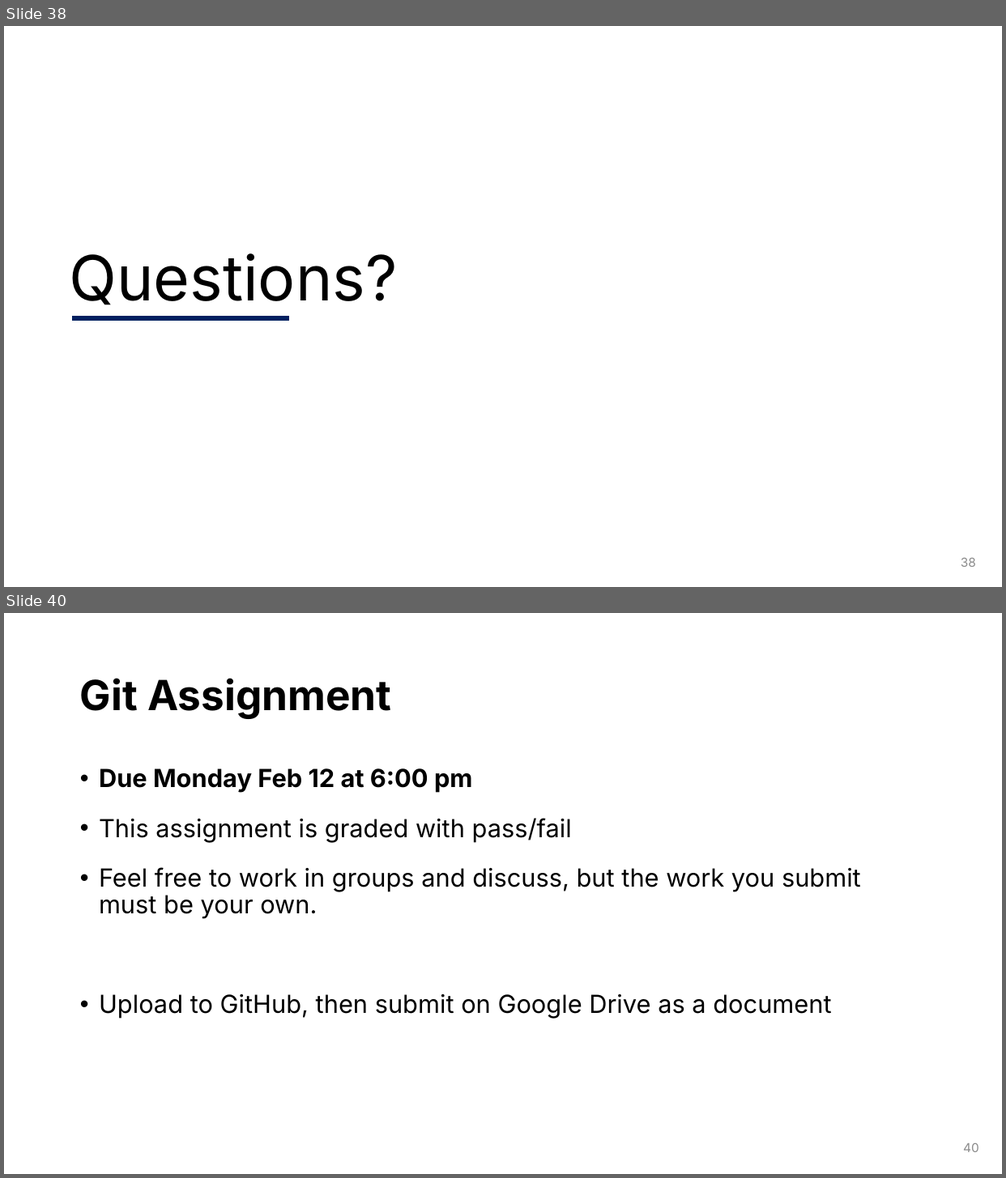
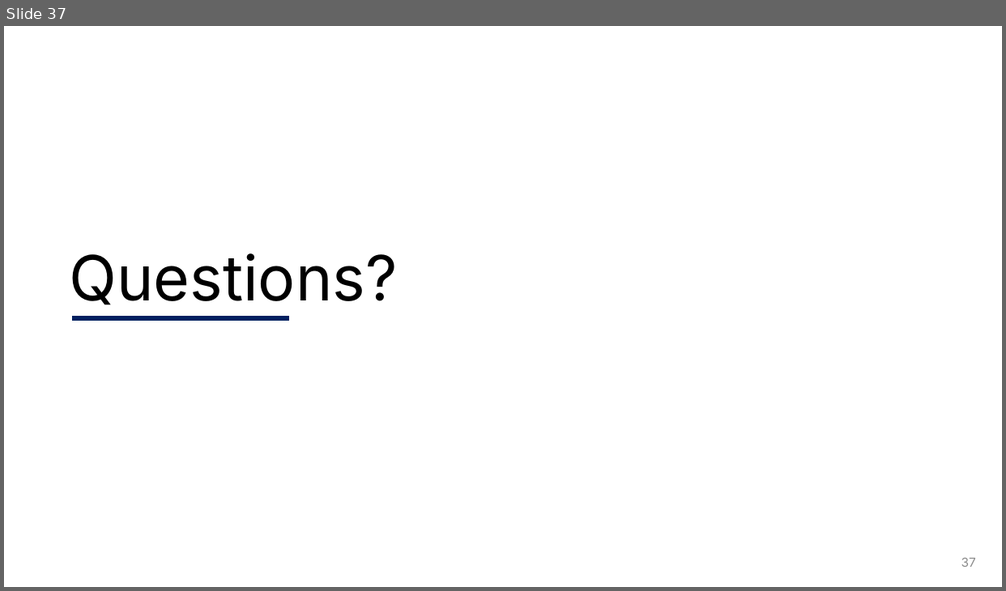
Before and after one commit to UofT-DSI/git, a slide deck: instructors/slides-new-pptx/Git3.pptx. Shown one above the other, each under a label of ours: slides 38 and 40 before the commit, slide 37 after it; the slides between them are not shown. The pictures are 1006x1178 and 1006x591 pixels, drawn with LibreOffice and Linux fonts; fonts in the diff are those of the drawing; background and template pictures are left out. Boxes give left, top, right and bottom in pixels: in the first picture for what was removed or moved away, otherwise in the second. Text is boxed around its words. In the diff, an @@ line names an element or a change of style, - is before the commit and + after.

```diff
--- a/instructors/slides-new-pptx/Git3.pptx
+++ b/instructors/slides-new-pptx/Git3.pptx
@@ slide 40 removed at box(4, 613, 1002, 1174), background #FFFFFF @@
@@ title removed at box(80, 678, 391, 719) @@
-Git Assignment
@@ text removed at box(99, 769, 861, 1019) @@
-• Due Monday Feb 12 at 6:00 pm
-• This assignment is graded with pass/fail
-• Feel free to work in groups and discuss, but the work you submit must be your own.
-• Upload to GitHub, then submit on Google Drive as a document
@@ page number removed at box(963, 1144, 979, 1152) @@
-40
@@ what was slide 38 is now slide 37 @@
@@ page number at box(961, 558, 976, 567): text changed @@
-38
+37
```
Also in this commit, not shown: 1 slide changed, 2 other slides removed, 2 other files.
